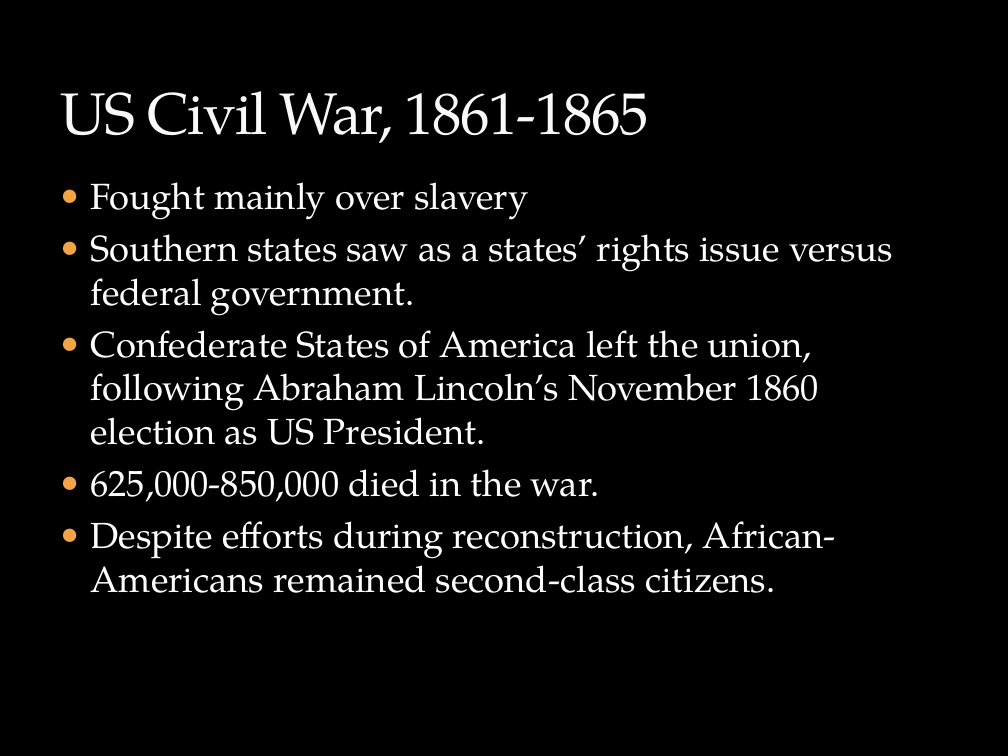
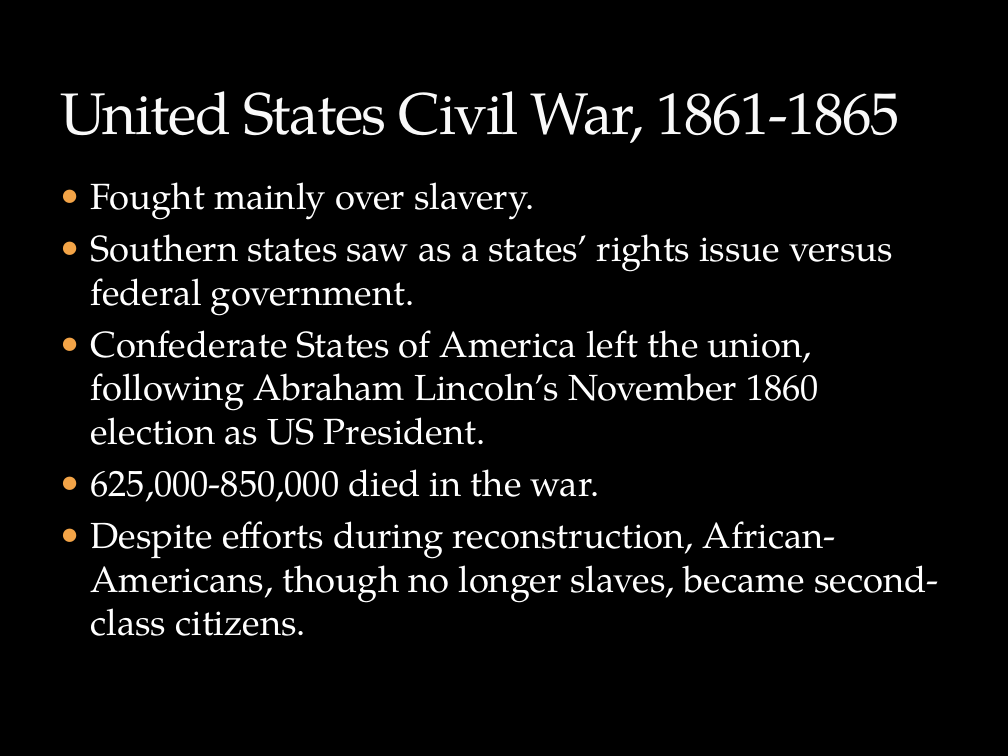
Before and after one commit to mrbaker1917/website, a slide deck: slide 13 of HSTR121/ppts/History_Rock_Intro.pptx. Drawn at 1008x756 pixels with LibreOffice and Linux fonts; fonts in the diff are those of the drawing; background and template pictures are left out. Boxes give left, top, right and bottom in pixels: in the first picture for what was removed or moved away, otherwise in the second. Text is boxed around its words. In the diff, an @@ line names an element or a change of style, - is before the commit and + after.

```diff
--- a/HSTR121/ppts/History_Rock_Intro.pptx
+++ b/HSTR121/ppts/History_Rock_Intro.pptx
@@ title at bbox=[60, 91, 900, 143]: text changed @@
-US Civil War, 1861-1865
+United States Civil War, 1861-1865
@@ text at bbox=[91, 182, 535, 220]: text changed @@
-● Fought mainly over slavery
+● Fought mainly over slavery.
@@ text at bbox=[91, 521, 938, 636]: text changed @@
-● Despite efforts during reconstruction, African-Americans remained second-class citizens.
+● Despite efforts during reconstruction, African-Americans, though no longer slaves, became second-class citizens.
```
Also in this commit, not shown: 4 other slides changed, 1 slide added, 1 other file.
